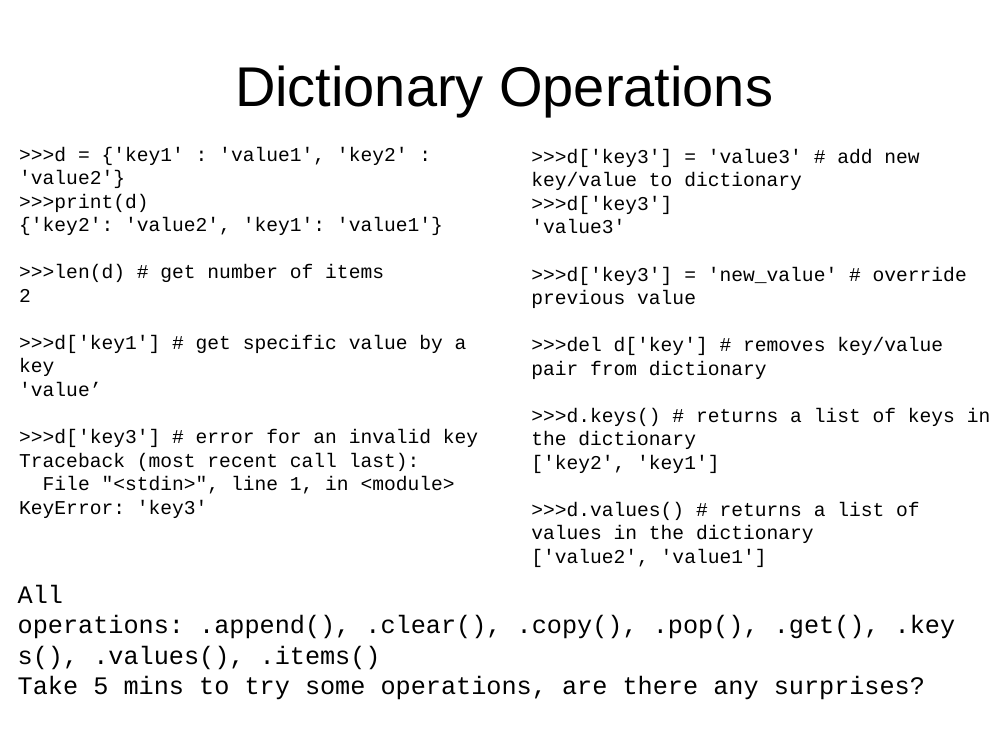
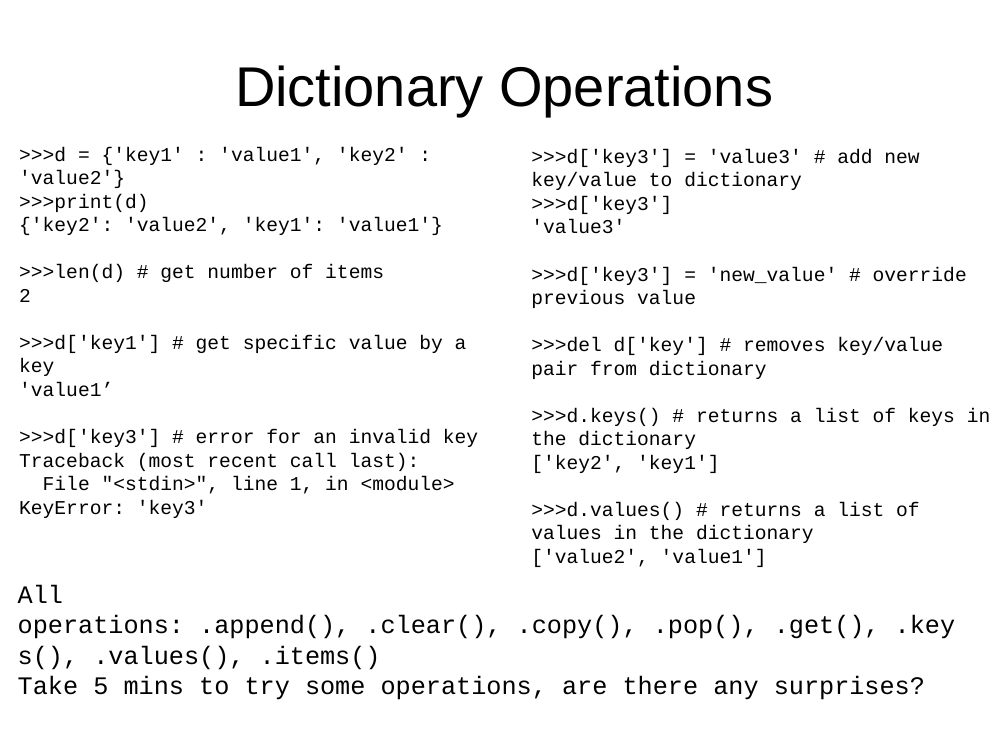
Before and after one commit to jyesselm/Chem991E, a slide deck: slide 5 of 02_introduction_to_python_part_ii/slides.pptx. Drawn at 1008x756 pixels with LibreOffice and Linux fonts; fonts in the diff are those of the drawing. Boxes give left, top, right and bottom in pixels: in the first picture for what was removed or moved away, otherwise in the second. Text is boxed around its words. In the diff, an @@ line names an element or a change of style, - is before the commit and + after.

```diff
--- a/02_introduction_to_python_part_ii/slides.pptx
+++ b/02_introduction_to_python_part_ii/slides.pptx
@@ text at bbox=[19, 382, 113, 397]: text changed @@
-'value’
+'value1’
```
Also in this commit, not shown: 2 other files.
